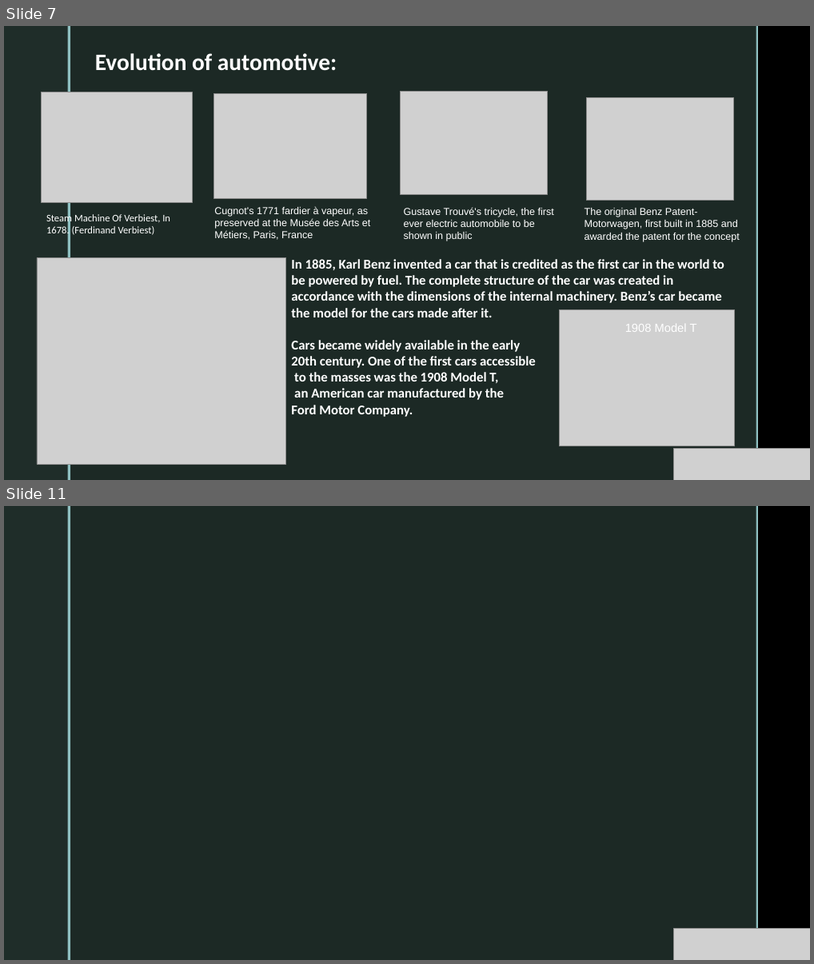
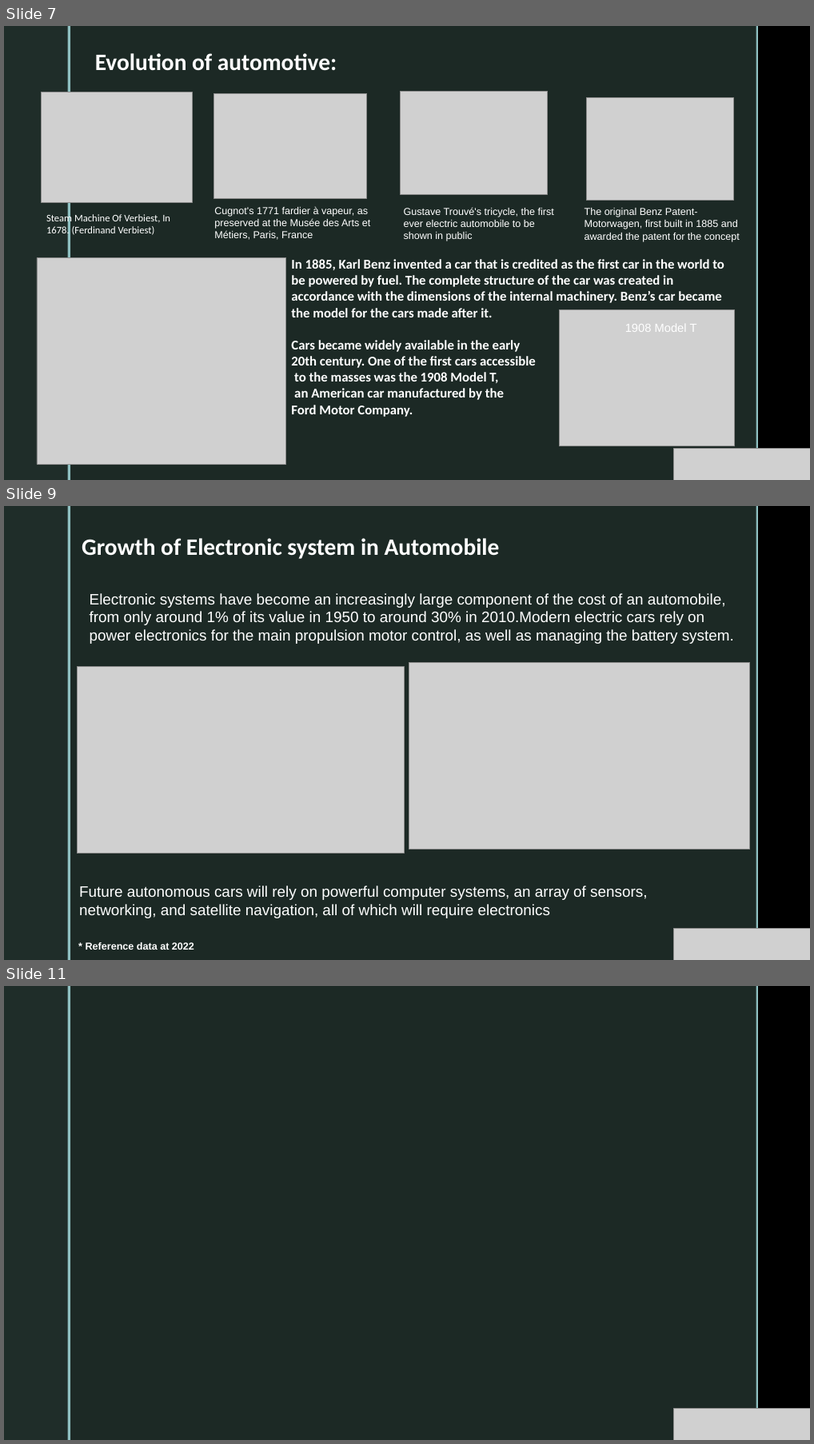
Before and after one commit to AutoRonics/Basics-of-Automobile, a slide deck: Basics_of_Automotive_Electronics.pptx. Shown one above the other, each under a label of ours: slides 7 and 11 before the commit, slides 7, 9 and 11 after it; the slides between them are not shown. The pictures are 814x964 and 814x1444 pixels, drawn with LibreOffice and Linux fonts; fonts in the diff are those of the drawing; grey boxes stand for pictures; background and template pictures are left out. Boxes give left, top, right and bottom in pixels: in the first picture for what was removed or moved away, otherwise in the second. Text is boxed around its words. In the diff, an @@ line names an element or a change of style, - is before the commit and + after.

```diff
--- a/Basics_of_Automotive_Electronics.pptx
+++ b/Basics_of_Automotive_Electronics.pptx
@@ slide 9 added at (x1=4, y1=506, x2=810, y2=960), background picture (left out); not listed: 4 template elements that a slide beside it also shows @@
@@ text added at (x1=82, y1=538, x2=500, y2=559), 28 pt, text #FFFFFF, bold @@
+Growth of Electronic system in Automobile
@@ text added at (x1=90, y1=593, x2=734, y2=644), 18 pt, text #FFFFFF @@
+Electronic systems have become an increasingly large component of the cost of an automobile, from only around 1% of its value in 1950 to around 30% in 2010.Modern electric cars rely on power electronics for the main propulsion motor control, as well as managing the battery system.
@@ picture added at (x1=77, y1=666, x2=405, y2=853) @@
@@ picture added at (x1=410, y1=662, x2=750, y2=848) @@
@@ text added at (x1=79, y1=885, x2=647, y2=918), 18 pt, text #FFFFFF @@
+Future autonomous cars will rely on powerful computer systems, an array of sensors, networking, and satellite navigation, all of which will require electronics
@@ picture added at (x1=674, y1=928, x2=810, y2=960) @@
@@ text added at (x1=86, y1=942, x2=194, y2=949), 12 pt, text #FFFFFF, bold @@
+* Reference data at 2022
```
Also in this commit, not shown: 2 other slides added, 3 slides removed.
